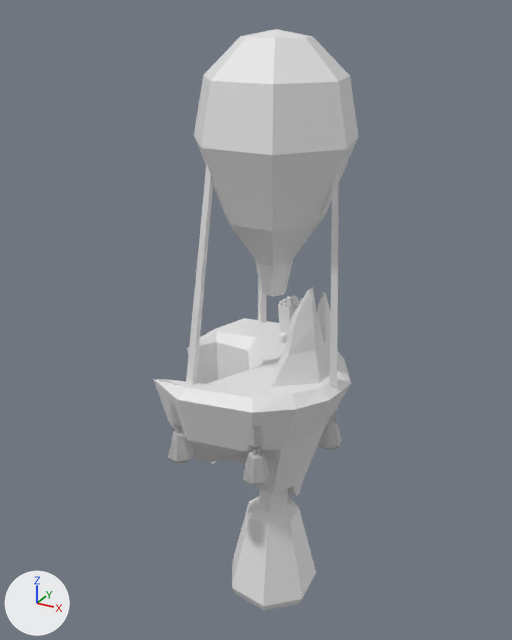
The Blender file Clicker/Assets/Models/Island/island.blend, before and after one commit.
The view is the same before and after, from a 50 mm lens placed at (11.4, -21.5, 13.6), pointed at (-0.5, 0.2, 2.7). Every picture has the same lights, and +X, +Y and +Z are marked at lower left.
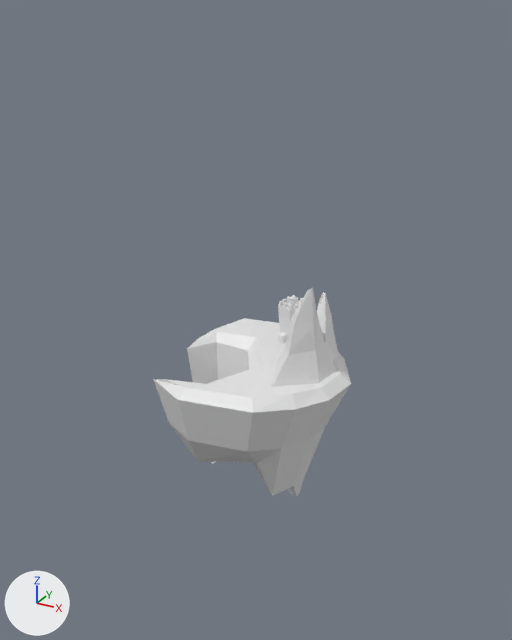
Location of each change, [x1, y1, x2, y2] in pixels of the pictures (512 x 640 px):
'Cylinder.002', deleted: before [186, 29, 359, 390]
'Cylinder.004', deleted: before [232, 484, 316, 611]
'Cylinder.005', deleted: before [168, 399, 342, 486]

The change in detail:
Object 'Cylinder.002' (ob_cylinder_002) is deleted.
Object 'Cylinder.004' (ob_cylinder_004) is deleted.
Object 'Cylinder.005' (ob_cylinder_005) is deleted.
